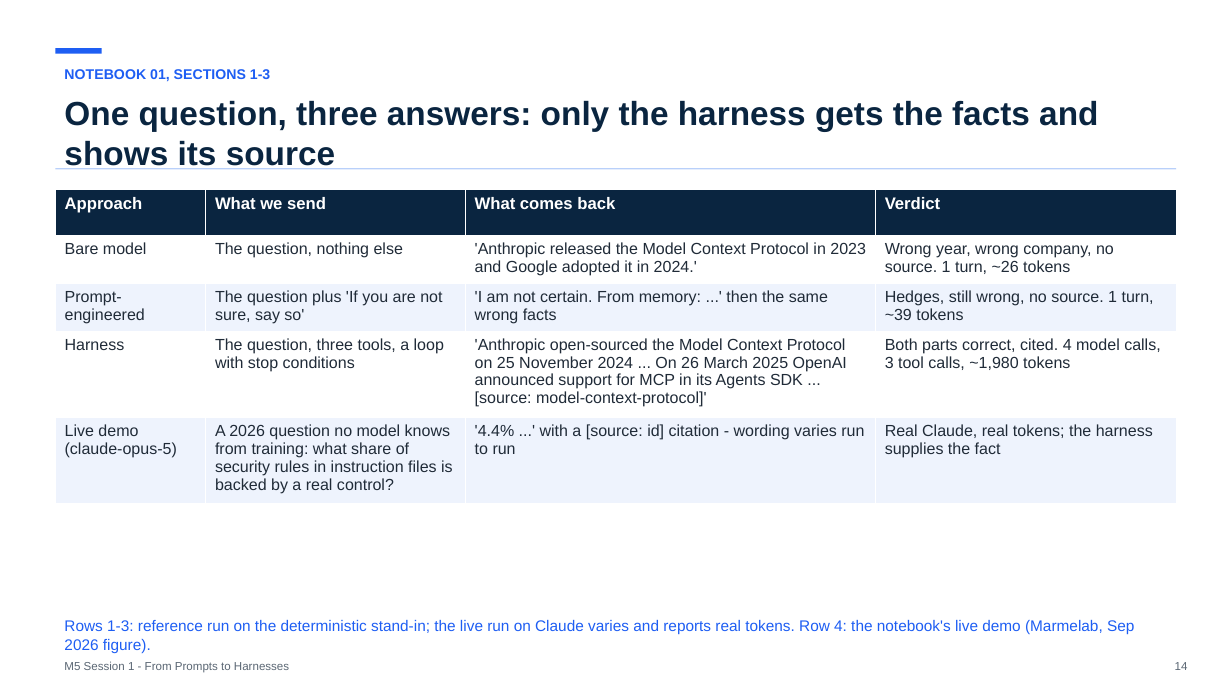
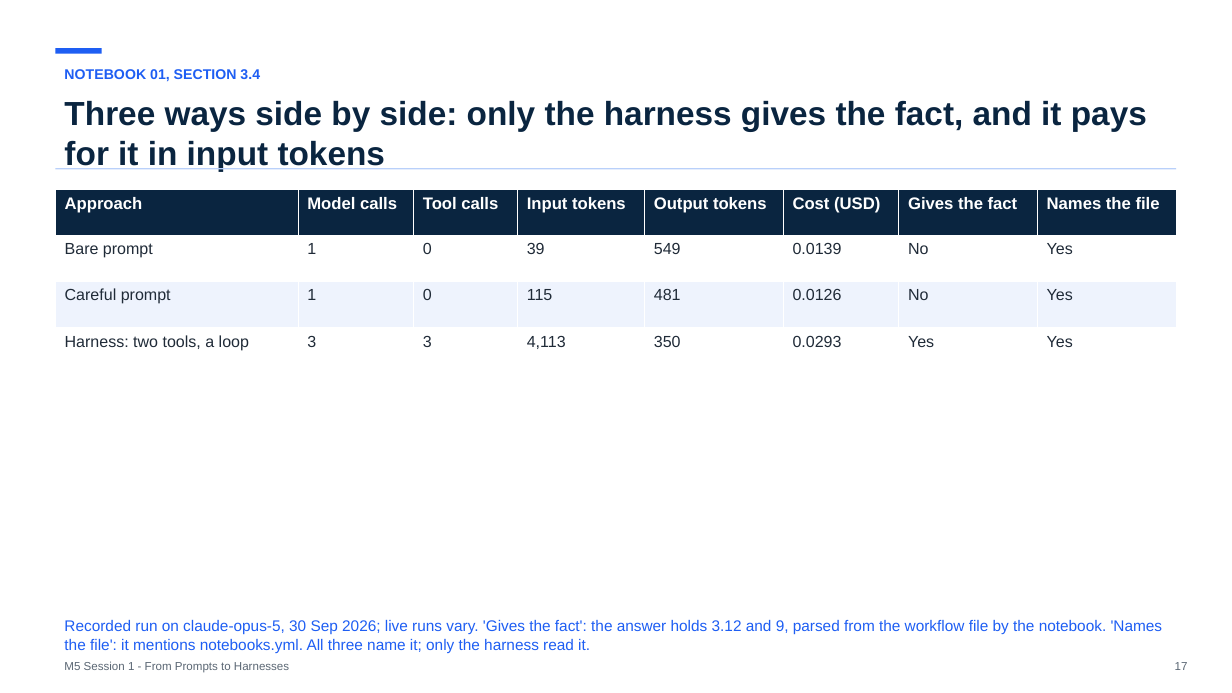
Before and after one commit to maglionejm/fontys-tech-exercises, a slide deck: slide 17 of presentations/m5-session-1-from-prompts-to-harnesses.pptx (slide 14 before the commit). Drawn at 1232x693 pixels with LibreOffice and Linux fonts; fonts in the diff are those of the drawing. Boxes give left, top, right and bottom in pixels: in the first picture for what was removed or moved away, otherwise in the second. Text is boxed around its words. In the diff, an @@ line names an element or a change of style, - is before the commit and + after.

```diff
--- a/presentations/m5-session-1-from-prompts-to-harnesses.pptx
+++ b/presentations/m5-session-1-from-prompts-to-harnesses.pptx
@@ text at bbox=[64, 69, 260, 82]: text changed @@
-NOTEBOOK 01, SECTIONS 1-3
+NOTEBOOK 01, SECTION 3.4
@@ text at bbox=[64, 100, 1147, 172]: text changed @@
-One question, three answers: only the harness gets the facts and shows its source
+Three ways side by side: only the harness gives the fact, and it pays for it in input tokens
@@ table at bbox=[55, 189, 1177, 374] @@
-Approach | What we send | What comes back | Verdict
-Bare model | The question, nothing else | 'Anthropic released the Model Context Protocol in 2023 and Google adopted it in 2024.' | Wrong year, wrong company, no source. 1 turn, ~26 tokens
-Prompt-engineered | The question plus 'If you are not sure, say so' | 'I am not certain. From memory: ...' then the same wrong facts | Hedges, still wrong, no source. 1 turn, ~39 tokens
-Harness | The question, three tools, a loop with stop conditions | 'Anthropic open-sourced the Model Context Protocol on 25 November 2024 ... On 26 March 2025 OpenAI announced support for MCP in its Agents SDK ... [source: model-context-protocol]' | Both parts correct, cited. 4 model calls, 3 tool calls, ~1,980 tokens
-Live demo (claude-opus-5) | A 2026 question no model knows from training: what share of security rules in instruction files is backed by a real control? | '4.4% ...' with a [source: id] citation - wording varies run to run | Real Claude, real tokens; the harness supplies the fact
+Approach | Model calls | Tool calls | Input tokens | Output tokens | Cost (USD) | Gives the fact | Names the file
+Bare prompt | 1 | 0 | 39 | 549 | 0.0139 | No | Yes
+Careful prompt | 1 | 0 | 115 | 481 | 0.0126 | No | Yes
+Harness: two tools, a loop | 3 | 3 | 4,113 | 350 | 0.0293 | Yes | Yes
@@ text at bbox=[64, 620, 1163, 653]: text changed @@
-Rows 1-3: reference run on the deterministic stand-in; the live run on Claude varies and reports real tokens. Row 4: the notebook's live demo (Marmelab, Sep 2026 figure).
+Recorded run on claude-opus-5, 30 Sep 2026; live runs vary. 'Gives the fact': the answer holds 3.12 and 9, parsed from the workflow file by the notebook. 'Names the file': it mentions notebooks.yml. All three name it; only the harness read it.
@@ text at bbox=[1175, 662, 1188, 670]: text changed @@
-14
+17
```
Also in this commit, not shown: 8 other slides changed, 3 slides added, 1 slide removed, 1 other file.
